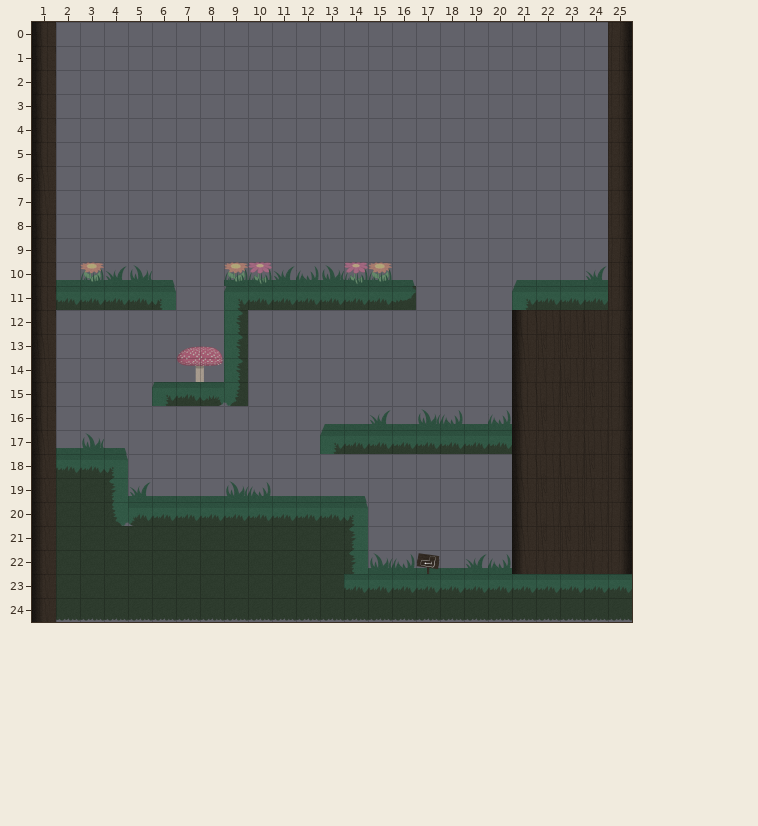
A Tiled map gets an edit: game/4.tmx. The picture above was drawn from the file before the commit.
Cells are 128x128 px. Shown: x 1..25, y 0..24.
After:
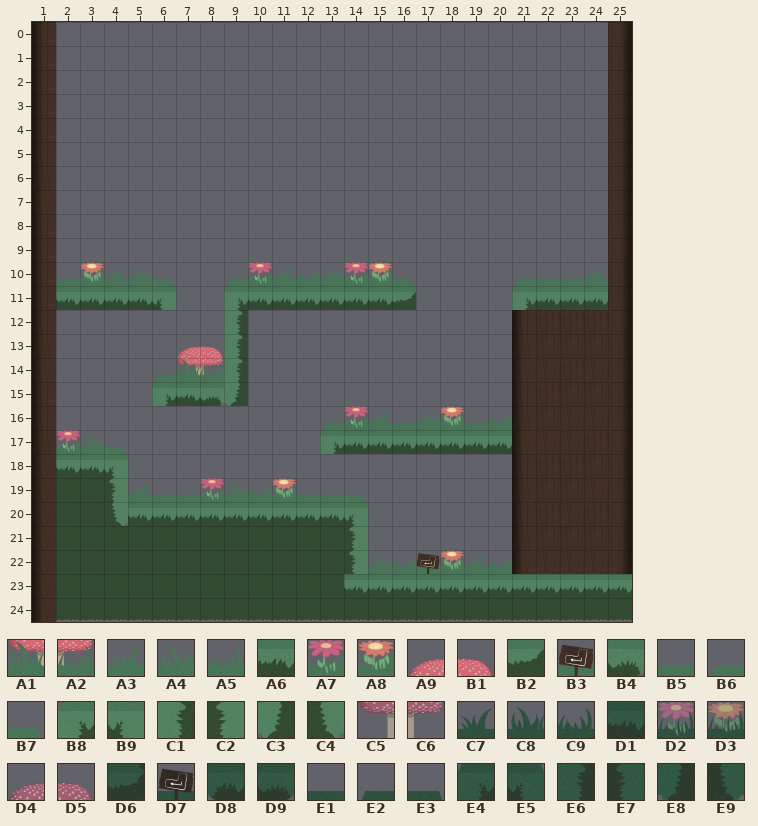
Key: from "Magic Forest": A1 10, A2 11, A3 20, A4 21, A5 22, A6 24, A7 29, A8 30, A9 42, B1 43, B2 49, B3 52, B4 61, B5 64, B6 65, B7 66, B8 72, B9 73, C1 84, C2 85, C3 96, C4 97; from "default": C5 6, C6 7, C7 19, C8 20, C9 21, D1 22, D2 27, D3 28, D4 39, D5 40, D6 45, D7 48, D8 55, D9 56, E1 59, E2 60, E3 61, E4 66, E5 67, E6 77, E7 78, E8 88, E9 89.
__ is an empty cell.
Difference:
Layer "Tile Layer 1":
Tile C5 becomes tile A1 in row 14 at x 7.
Tile C6 becomes tile A2 in row 14 at x 8.
Tile C7 becomes tile A3 in row 10 at x 4, 11 and 24; in row 16 at x 15; in row 19 at x 5; in row 22 at x 19.
Tile C8 becomes tile A4 in row 10 at x 5 and 13; in row 16 at x 17; in row 17 at x 3; in row 19 at x 9; in row 22 at x 15.
Tile C9 becomes tile A5 in row 10 at x 12; in row 16 at x 20; in row 19 at x 10; in row 22 at x 16 and 20.
Tile D1 becomes tile A6 in row 11 at x 2 to 5, 10 to 15 and 22 to 24; in row 15 at x 7; in row 17 at x 14 to 20; in row 18 at x 2 to 3; in row 20 at x 6 to 13; in row 23 at x 14 to 25.
Tile D8 becomes tile A6 in row 20 at x 5.
Tile D2 becomes tile A7 in row 10 at x 10 and 14.
Tile E1 becomes tile A7 in row 16 at x 14; in row 17 at x 2; in row 19 at x 8.
Tile C9 becomes tile A8 in row 16 at x 18.
Tile D3 becomes tile A8 in row 10 at x 3 and 15.
Tile E1 becomes tile A8 in row 19 at x 11; in row 22 at x 18.
Tile D4 becomes tile A9 in row 13 at x 7.
Tile D5 becomes tile B1 in row 13 at x 8.
Tile D6 becomes tile B2 in row 11 at x 16.
Tile D7 becomes tile B3 in row 22 at x 17.
Tile D9 becomes tile B4 in row 15 at x 8.
Tile E1 becomes tile B5 in row 10 at x 2 and 22 to 23; in row 16 at x 16 and 19; in row 19 at x 6 to 7 and 12 to 13.
Tile D3 becomes tile B6 in row 10 at x 9.
Tile E2 becomes tile B6 in row 10 at x 21; in row 16 at x 13.
The author put tile B6 in row 14 at x 6.
Tile E3 becomes tile B7 in row 10 at x 6 and 16; in row 17 at x 4; in row 19 at x 14.
Tile E4 becomes tile B8 in row 11 at x 9 and 21; in row 15 at x 6; in row 17 at x 13.
Tile E5 becomes tile B9 in row 11 at x 6; in row 18 at x 4; in row 20 at x 14.
Tile E6 becomes tile C1 in rows 12 to 14 at x 9.
Tile E7 becomes tile C2 in row 19 at x 4; in rows 21 to 22 at x 14.
Tile E8 becomes tile C3 in row 15 at x 9.
Tile E9 becomes tile C4 in row 20 at x 4.
Boxes around the changes in both pictures, in picture pixels (x1, y1, x2, y2):
changed: (56, 262, 416, 406)
changed: (512, 266, 608, 310)
changed: (56, 406, 632, 598)
